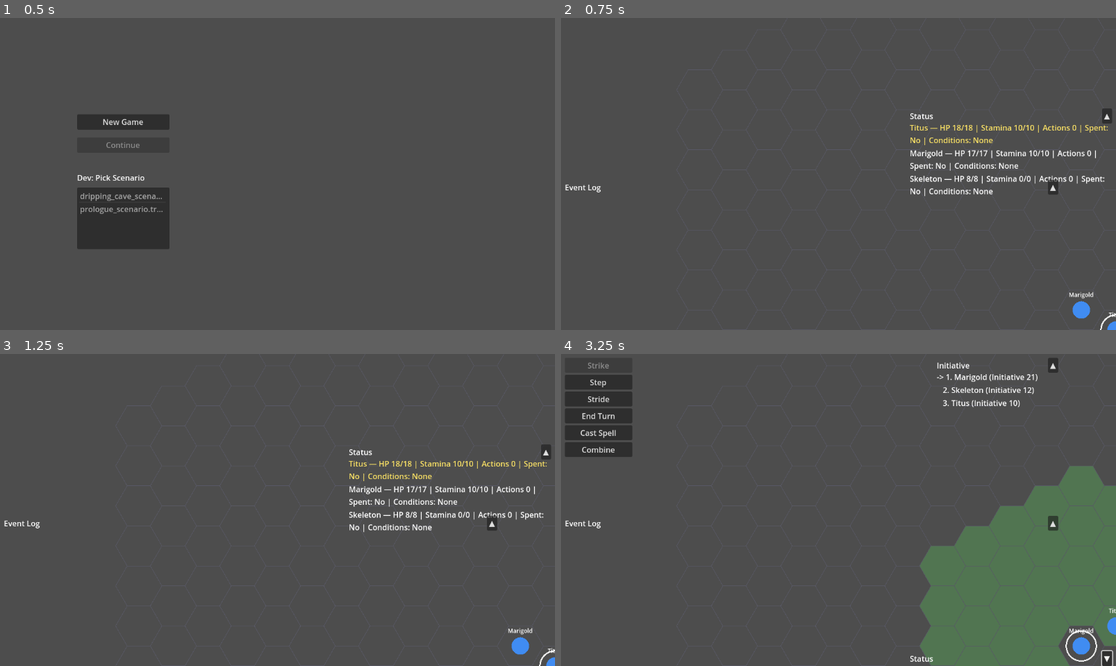
Above: before the commit, frames 1-4 (two rows, left to right).
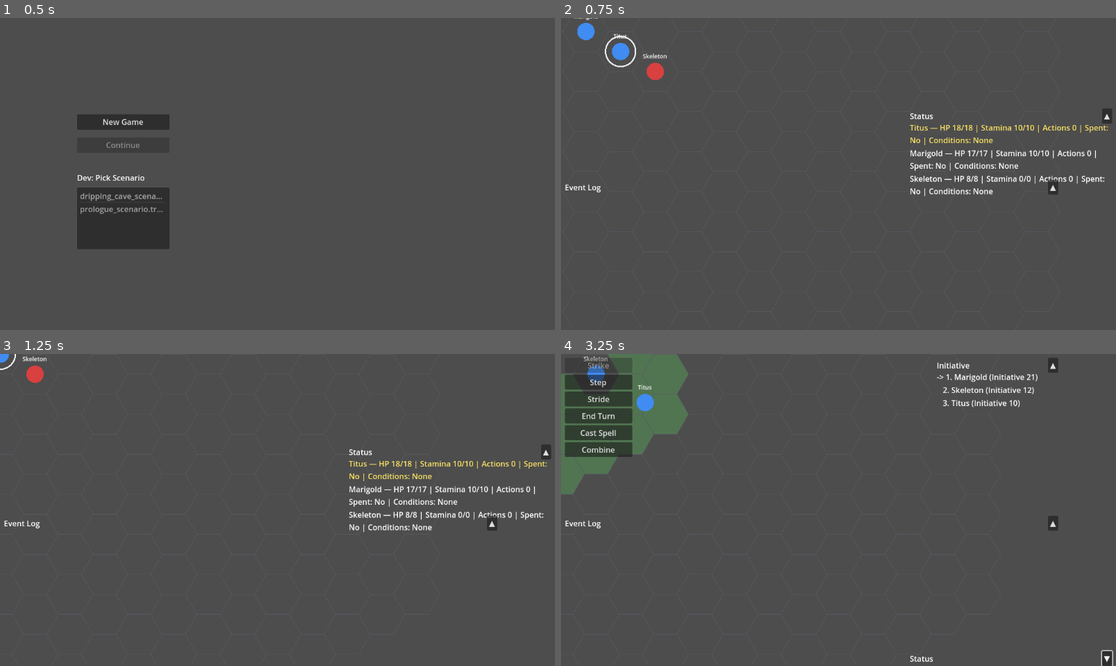
Above: after the commit, the same moments.

Repository: Pyroraptor/hykaen
Game: Godot game, scene res://scenes/TitleScreen.tscn
The game is run twice, just before and just after one commit, with the same random seed, the same clock (stepped at 60 frames per second) and the same inputs.
Inputs (mouse positions are in pixels of both pictures, inside the frame that each line leads up to):
- Up to frame 1 (0.5 s): no input
- Up to frame 2 (0.75 s): click "New Game" at 0.5 s
- Up to frame 3 (1.25 s): no input
- Up to frame 4 (3.25 s): click "▲" at 1.25 s; click "▼" at 2 s; tap Enter at 2.75 s; move the mouse to (960, 494) at 2.77 s; hold Right (ui_right) from 2.78 s (still down); hold Shift from 2.78 s (still down); click (960, 494) at 2.92 s

Frame 1 is identical in both runs. In frame 2, 0.9% of the frame differs, in the area x 0-100%, y 0-100%; in frame 3, 0.5%; in frame 4, 21%.

Commit message:
feat(FEAT-006): Exploration-mode camera follow wiring (on_camera_follow Callable)
Step: tdd-execute
Files: 3

Diff:
--- a/MainScene.gd
+++ b/MainScene.gd
@@ -139,6 +139,7 @@
 var outcome: String = ""
 
 @onready var hex_grid_view       = $HexGridView
+@onready var _game_camera        = $GameCamera  # FEAT-006 (US-004, ADR-002): camera adapter for on_camera_follow
 ## FEAT-007: panels moved under $UILayer CanvasLayer (screen-space, ADR-002).
 @onready var status_panel_view   = $UILayer/StatusPanelView
 @onready var initiative_view     = $UILayer/InitiativeView
@@ -232,6 +233,7 @@
 		"on_hex_clicked": _exploration_hex_clicked_callable(),
 		"on_combat_triggered": Callable(self, "_on_combat_triggered"),
 		"on_selection_changed": Callable(status_panel_view, "set_selected_combatant") if status_panel_view != null else Callable(),
+		"on_camera_follow": Callable(_game_camera, "move_to") if _game_camera != null else Callable(),  # FEAT-006 (US-004)
 	})
 	_exploration.boot(hex_combatants)
 	resolved_seed = SeedPolicyClass.resolve_from_environment(seed_override, int(Time.get_ticks_usec()))
@@ -459,10 +461,8 @@
 		verb_bar_view.configure(_verb_registry)
 	selection_overlay.configure(_verb_registry, hex_grid_view)
 
-
 func _exploration_hex_clicked_callable() -> Callable:
 	return Callable(_exploration, "_on_exploration_hex_clicked")
-
 
 ## Delegates to _exploration.load_encounter_from_scenario(); copies party/enemies/encounter back.
 func load_encounter_from_scenario(scenario, encounter_id: String) -> bool:
--- a/presentation/exploration_mode_controller.gd
+++ b/presentation/exploration_mode_controller.gd
@@ -168,6 +168,20 @@
 ## selection keeps working even when the status-panel mirror is absent
 ## (e.g. an isolated unit test with no StatusPanelView double at all).
 var _on_selection_changed_target: Callable = Callable()
+
+## FEAT-006 (US-004 / FR-006, ADR-002, mitigates RISK-007): the camera-follow
+## Callable the composition root (MainScene.gd) binds to its own GameCamera
+## adapter (typically Callable(_game_camera, "move_to")) so every selection
+## made via _select_party_member() below also pans the camera to the newly-
+## selected party member's token. Defaults to an invalid/unbound Callable
+## (setup()'s own "every key optional, no crash on a partially-configured
+## setup()" convention, see setup()'s own doc) — _select_party_member()'s own
+## `.is_valid()` guard below degrades this to a silent no-op (no throw)
+## whenever no caller has wired it, so exploration selection keeps working
+## unchanged even when no camera adapter is present (e.g. an isolated unit
+## test with no GameCamera double at all) — this is the explicit backward-
+## compatibility contract this feature's own regression test proves.
+var _on_camera_follow_target: Callable = Callable()
 
 ## FEAT-007 (US-007 / FR-009): the party member whose hex the hover-preview
 ## path is computed FROM. Defaults empty ("no selection" -- hover is a
@@ -230,12 +244,27 @@
 ##                             (Callable()) when absent; _select_party_member()
 ##                             degrades gracefully (skips the call, never
 ##                             throws) whenever it is invalid.
+##   "on_camera_follow"     — FEAT-006 (US-004, ADR-002): Callable invoked
+##                             (via _select_party_member(), see its own doc)
+##                             with the newly-selected party member's world
+##                             position (Vector2, from hex_grid_view.
+##                             axial_to_pixel_with_offset()) every time
+##                             selection changes. The composition root's
+##                             "internal API" contract boundary to the camera
+##                             adapter — typically Callable(_game_camera,
+##                             "move_to"). Left unbound (Callable()) when
+##                             absent; _select_party_member() degrades
+##                             gracefully (skips the call, never throws)
+##                             whenever it is invalid — explicit backward-
+##                             compatibility contract (RISK-007), proven by
+##                             this feature's own regression test.
 func setup(deps: Dictionary) -> void:
 	_hex_grid_view = deps.get("hex_grid_view", null)
 	_scenario_path = deps.get("scenario_path", "")
 	_on_hex_clicked_target = deps.get("on_hex_clicked", Callable())
 	_on_combat_triggered_target = deps.get("on_combat_triggered", Callable())
 	_on_selection_changed_target = deps.get("on_selection_changed", Callable())
+	_on_camera_follow_target = deps.get("on_camera_follow", Callable())
 
 
 ## boot(hex_combatants) -> void — constructs scenario_session/
@@ -385,12 +414,34 @@
 ## cache. Degrades gracefully (skips the call, never throws) whenever
 ## `_on_selection_changed_target` is unbound/invalid -- exploration
 ## selection still fully functions; only the status-panel mirror is absent.
+##
+## FEAT-006 (US-004, ADR-002, mitigates RISK-007): AFTER the above, if
+## `_on_camera_follow_target` is valid AND this controller can resolve `id`'s
+## current hex (`_hex_grid_view != null`, `scenario_session != null`, and
+## `scenario_session.party_hex_positions` has an entry for `id`), invokes
+## `_on_camera_follow_target.call(world_pos)` with `world_pos` computed via
+## `_hex_grid_view.axial_to_pixel_with_offset(hex_coord)` -- the SAME
+## offset-aware conversion HexGridView itself uses to render that token, so
+## the camera pans to exactly where the token is drawn. Degrades gracefully
+## (skips the call, never throws) whenever the Callable is unbound/invalid
+## or `id`'s hex cannot be resolved (e.g. an isolated unit test with no
+## hex_grid_view/scenario_session wired at all) -- explicit backward-
+## compatibility contract proven by this feature's own regression test.
 func _select_party_member(id: String) -> void:
 	selected_party_member_id = id
 	if _hex_grid_view != null:
 		_hex_grid_view.set_selected_combatant(id)
 	if _on_selection_changed_target.is_valid():
 		_on_selection_changed_target.call(id)
+	if (
+		_on_camera_follow_target.is_valid()
+		and _hex_grid_view != null
+		and scenario_session != null
+		and scenario_session.party_hex_positions.has(id)
+	):
+		var hex_coord = scenario_session.party_hex_positions[id]
+		var world_pos: Vector2 = _hex_grid_view.axial_to_pixel_with_offset(hex_coord)
+		_on_camera_follow_target.call(world_pos)
 
 
 ## load_encounter_from_scenario(scenario, encounter_id, seed) -> bool —
--- /dev/null
+++ b/tests/unit/test_exploration_mode_controller_camera_follow.gd
@@ -0,0 +1,232 @@
+extends GutTest
+## tests/unit/test_exploration_mode_controller_camera_follow.gd — FEAT-006
+## (US-004, ADR-002, mitigates RISK-007).
+##
+## GUT suite for presentation/exploration_mode_controller.gd's new,
+## optional `on_camera_follow: Callable` setup() dependency: when present,
+## _select_party_member(id) — the single authorized write path for
+## selection state (FEAT-002/FEAT-005) — invokes it, AFTER
+## hex_grid_view.set_selected_combatant(id), with the newly-selected party
+## member's world position, computed via
+## hex_grid_view.axial_to_pixel_with_offset(hex_coord). Absent/invalid
+## `on_camera_follow` must be a silent no-op (backward compatibility —
+## every pre-existing caller/test that never supplies this key must keep
+## working unmodified).
+##
+## test_criteria covered:
+##   1. Selecting a party member with on_camera_follow set invokes the
+##      Callable with the correct world position derived from
+##      axial_to_pixel_with_offset().
+##   2. Regression test: omitting on_camera_follow from setup() deps
+##      produces no error and no invocation (backward compatibility).
+##   3. (RISK-007 guard) the pre-existing selection test_criteria —
+##      selected_party_member_id assignment, hex_grid_view.
+##      set_selected_combatant() call, and boot-time auto-select routing
+##      through _select_party_member() — all still pass unchanged with
+##      on_camera_follow wired.
+
+const ExplorationModeControllerClass = preload("res://presentation/exploration_mode_controller.gd")
+const NewGameFactoryClass = preload("res://core/application/new_game_factory.gd")
+const HexCoordClass = preload("res://core/geometry/hex_coord.gd")
+const CoordinateTransformClass = preload("res://presentation/infrastructure/coordinate_transform.gd")
+
+
+# ══════════════════════════════════════════════════════════════════════════
+# Test doubles
+# ══════════════════════════════════════════════════════════════════════════
+
+## _FakeHexGridView — mirrors tests/unit/test_exploration_mode_controller_
+## selection.gd's own _FakeHexGridView convention: a hand-written fake
+## exposing the hex_clicked/hex_hovered signals boot() connects to, a real
+## stateful set_selected_combatant()/get_selected_combatant() round-trip,
+## PLUS a real axial_to_pixel_with_offset() delegating to the SAME
+## presentation/infrastructure/coordinate_transform.gd the production
+## HexGridView uses, so this suite can assert the exact world position
+## on_camera_follow is invoked with.
+class _FakeHexGridView:
+	extends RefCounted
+	signal hex_clicked(hex_coord)
+	signal hex_hovered(hex_coord)
+
+	const HEX_SIZE: float = 32.0
+
+	var _selected_combatant_id: String = ""
+	var set_selected_combatant_calls: Array = []
+	var origin_offset: Vector2 = Vector2(100.0, 50.0)
+
+	func set_path_overlay(_path: Array, _color: Color) -> void:
+		pass
+
+	func clear_overlays() -> void:
+		pass
+
+	func set_selected_combatant(id: String) -> void:
+		set_selected_combatant_calls.append(id)
+		_selected_combatant_id = id
+
+	func get_selected_combatant() -> String:
+		return _selected_combatant_id
+
+	func axial_to_pixel_with_offset(hex_coord) -> Vector2:
+		return CoordinateTransformClass.axial_to_pixel(hex_coord, HEX_SIZE, origin_offset)
+
+
+## _FakeHexCombatant — minimal duck-typed stand-in for boot()'s
+## `hex_combatants` entries (`combatant_id`/`hex_coord`), mirrors this
+## controller's other GUT suites' own _FakeHexCombatant convention.
+class _FakeHexCombatant:
+	extends RefCounted
+	var combatant_id: String
+	var hex_coord
+
+	func _init(p_combatant_id: String, p_hex_coord) -> void:
+		combatant_id = p_combatant_id
+		hex_coord = p_hex_coord
+
+
+## _CameraFollowSpy — records every on_camera_follow invocation (world
+## position argument) so this suite can assert both the call count and the
+## exact Vector2 the Callable receives.
+class _CameraFollowSpy:
+	extends RefCounted
+	var calls: Array = []
+
+	func move_to(world_pos: Vector2) -> void:
+		calls.append(world_pos)
+
+
+func _make_controller(hex_grid_view, deps_extra: Dictionary = {}) -> ExplorationModeControllerClass:
+	var controller := ExplorationModeControllerClass.new()
+	var deps: Dictionary = {
+		"hex_grid_view": hex_grid_view,
+		"scenario_path": NewGameFactoryClass.PROLOGUE_SCENARIO_PATH_CONST,
+	}
+	for key in deps_extra.keys():
+		deps[key] = deps_extra[key]
+	controller.setup(deps)
+	return controller
+
+
+# ══════════════════════════════════════════════════════════════════════════
+# Criterion 1 — selecting a party member with on_camera_follow set invokes
+# the Callable with the world position derived from
+# axial_to_pixel_with_offset().
+# ══════════════════════════════════════════════════════════════════════════
+
+func test_select_party_member_invokes_on_camera_follow_with_correct_world_position() -> void:
+	var hex_grid_view := _FakeHexGridView.new()
+	var camera_follow_spy := _CameraFollowSpy.new()
+	var controller := _make_controller(hex_grid_view, {
+		"on_camera_follow": Callable(camera_follow_spy, "move_to"),
+	})
+
+	var hex_coord = HexCoordClass.new(2, -1)
+	controller.boot([
+		_FakeHexCombatant.new("hero_a", hex_coord),
+	])
+
+	var expected_world_pos: Vector2 = hex_grid_view.axial_to_pixel_with_offset(hex_coord)
+
+	assert_eq(
+		camera_follow_spy.calls.size(), 1,
+		"on_camera_follow must be invoked exactly once for boot()'s auto-select"
+	)
+	if camera_follow_spy.calls.size() > 0:
+		assert_eq(
+			camera_follow_spy.calls[0], expected_world_pos,
+			"on_camera_follow must be invoked with axial_to_pixel_with_offset(token.hex_coord)"
+		)
+
+
+func test_select_party_member_invokes_on_camera_follow_after_set_selected_combatant() -> void:
+	var hex_grid_view := _FakeHexGridView.new()
+	var camera_follow_spy := _CameraFollowSpy.new()
+	var controller := _make_controller(hex_grid_view, {
+		"on_camera_follow": Callable(camera_follow_spy, "move_to"),
+	})
+
+	# Directly exercise _select_party_member with a scenario_session that
+	# already has a known hex position for the id, to prove ordering
+	# without depending on boot()'s own auto-select path.
+	var ScenarioSessionClass = preload("res://core/application/scenario_session.gd")
+	var scenario_session := ScenarioSessionClass.new()
+	var hex_coord = HexCoordClass.new(1, 1)
+	scenario_session.party_hex_positions["hero_b"] = hex_coord
+	controller.scenario_session = scenario_session
+
+	controller._select_party_member("hero_b")
+
+	assert_eq(
+		hex_grid_view.set_selected_combatant_calls, ["hero_b"],
+		"hex_grid_view.set_selected_combatant(id) must still be called"
+	)
+	assert_eq(
+		camera_follow_spy.calls.size(), 1,
+		"on_camera_follow must be invoked once selection changes"
+	)
+	if camera_follow_spy.calls.size() > 0:
+		assert_eq(
+			camera_follow_spy.calls[0], hex_grid_view.axial_to_pixel_with_offset(hex_coord),
+			"on_camera_follow must receive the world position for the newly-selected member's hex"
+		)
+
+
+# ══════════════════════════════════════════════════════════════════════════
+# Criterion 2 — regression: omitting on_camera_follow from setup() deps
+# produces no error and no invocation (backward compatibility).
+# ══════════════════════════════════════════════════════════════════════════
+
+func test_select_party_member_is_a_safe_no_op_without_on_camera_follow() -> void:
+	var hex_grid_view := _FakeHexGridView.new()
+	var controller := _make_controller(hex_grid_view)
+
+	controller.boot([
+		_FakeHexCombatant.new("hero_a", HexCoordClass.new(0, 0)),
+	])
+
+	assert_eq(
+		controller.selected_party_member_id, "hero_a",
+		"selection must still work with no on_camera_follow configured"
+	)
+	assert_eq(
+		hex_grid_view.set_selected_combatant_calls, ["hero_a"],
+		"hex_grid_view.set_selected_combatant() must still be called with no on_camera_follow configured"
+	)
+
+
+func test_select_party_member_direct_call_is_safe_without_on_camera_follow() -> void:
+	# Defensive: _select_party_member() called directly (no boot()), no
+	# hex_grid_view, no scenario_session, no on_camera_follow — must never
+	# throw.
+	var controller := ExplorationModeControllerClass.new()
+
+	controller._select_party_member("hero_a")
+
+	assert_eq(
+		controller.selected_party_member_id, "hero_a",
+		"_select_party_member(id) must still update selected_party_member_id"
+	)
+
+
+# ══════════════════════════════════════════════════════════════════════════
+# Criterion 3 (RISK-007 guard) — pre-existing ExplorationModeController
+# selection behavior is unchanged by this wiring.
+# ══════════════════════════════════════════════════════════════════════════
+
+func test_select_party_member_still_sets_selected_party_member_id() -> void:
+	var hex_grid_view := _FakeHexGridView.new()
+	var camera_follow_spy := _CameraFollowSpy.new()
+	var controller := _make_controller(hex_grid_view, {
+		"on_camera_follow": Callable(camera_follow_spy, "move_to"),
+	})
+
+	controller._select_party_member("hero_c")
+
+	assert_eq(
+		controller.selected_party_member_id, "hero_c",
+		"_select_party_member(id) must still set selected_party_member_id to id"
+	)
+	assert_eq(
+		hex_grid_view.get_selected_combatant(), "hero_c",
+		"hex_grid_view.get_selected_combatant() must still reflect id immediately after _select_party_member(id)"
+	)
